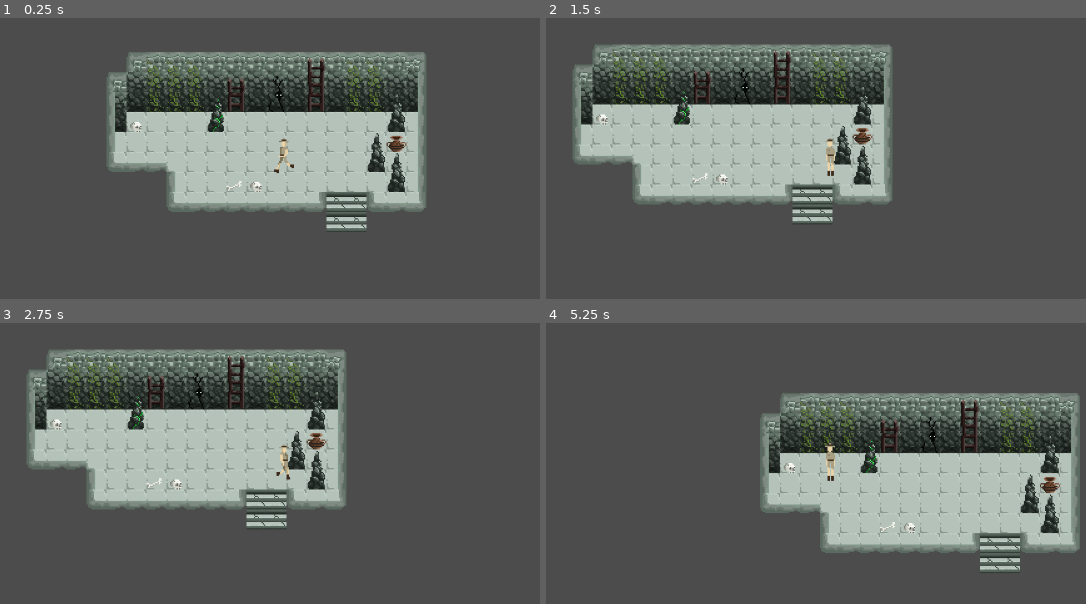
Above: before the commit, frames 1-4 (two rows, left to right).
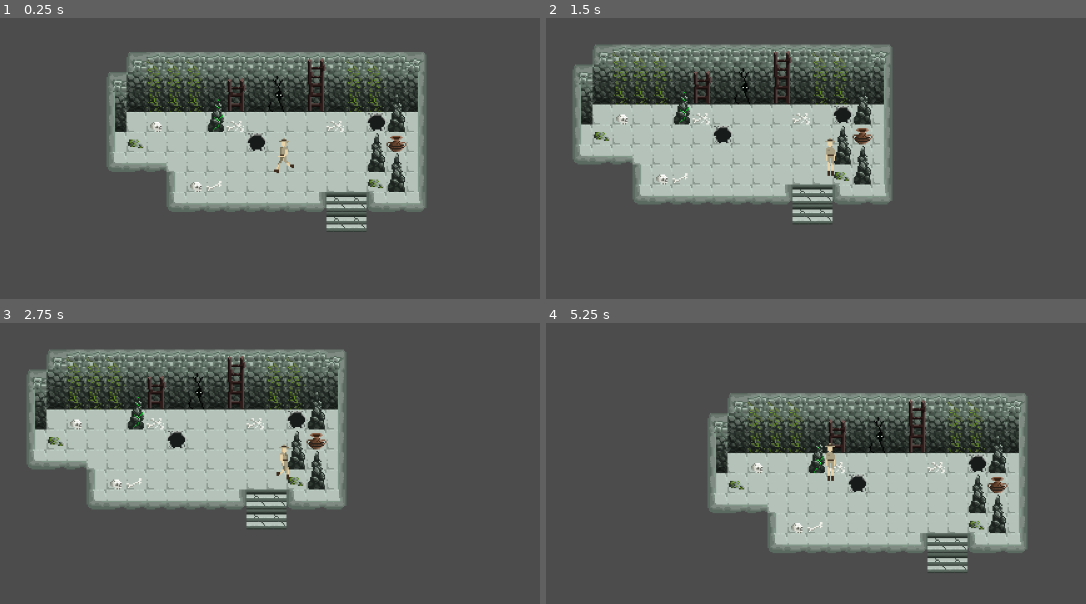
Above: after the commit, the same moments.

Repository: mirogon/Archaeology
Game: Godot game, scene res://Scenes/TileTest.tscn
Same seed, same stepped clock (60 frames per second), same inputs: the game is played once before the commit and once after it. This scene is started directly instead of the project's main scene.
Inputs:
- Up to frame 1 (0.25 s): no input
- Up to frame 2 (1.5 s): tap Enter at 0.5 s; hold Right (ui_right) 0.53-1.28 s; hold Down (ui_down) from 1.28 s (still down)
- Up to frame 3 (2.75 s): tap Space at 2 s; release Down (ui_down) at 2.03 s; hold Right (ui_right) from 2.03 s (still down)
- Up to frame 4 (5.25 s): tap Enter at 2.75 s; release Right (ui_right) at 2.78 s; hold Up (ui_up) 2.78-3.53 s; hold Left (ui_left) 3.53-5.03 s; hold Down (ui_down) from 5.03 s (still down)

The runs differ from the first frame. In frame 1, 0.8% of the frame differs, in the area x 23-72%, y 33-62%; in frame 2, 0.8%; in frame 3, 0.8%; in frame 4, 21%, in the area x 30-99%, y 24-89%.

Commit message:
Tiles Added
Deco

Diff:
--- a/Scenes/TileTest.tscn
+++ b/Scenes/TileTest.tscn
@@ -4,17 +4,17 @@
 [ext_resource path="res://Scenes/Room.tscn" type="PackedScene" id=2]
 [ext_resource path="res://Asstes/Environment/Cave_Dec.png" type="Texture" id=3]
 
-[sub_resource type="ConvexPolygonShape2D" id=1]
-points = PoolVector2Array( 12, 16, 4, 16, 4, 12, 12, 12 )
-
 [sub_resource type="ConvexPolygonShape2D" id=2]
 points = PoolVector2Array( 12, 16, 4, 16, 4, 12, 12, 12 )
 
+[sub_resource type="ConvexPolygonShape2D" id=7]
+points = PoolVector2Array( 8, 8, 4, 8, 4, 12, 8, 12 )
+
 [sub_resource type="ConvexPolygonShape2D" id=3]
-points = PoolVector2Array( 12, 32, 4, 32, 4, 28, 12, 28 )
+points = PoolVector2Array( 12, 12, 8, 12, 8, 8, 12, 8 )
 
 [sub_resource type="ConvexPolygonShape2D" id=4]
-points = PoolVector2Array( 12, 32, 4, 32, 4, 28, 12, 28 )
+points = PoolVector2Array( 12, 12, 4, 12, 4, 8, 12, 8 )
 
 [sub_resource type="TileSet" id=5]
 0/name = "Cave_Dec.png 0"
@@ -27,16 +27,9 @@
 0/navigation_offset = Vector2( 0, 0 )
 0/shape_offset = Vector2( 0, 0 )
 0/shape_transform = Transform2D( 1, 0, 0, 1, 0, 0 )
-0/shape = SubResource( 1 )
 0/shape_one_way = false
-0/shape_one_way_margin = 1.0
-0/shapes = [ {
-"autotile_coord": Vector2( 0, 0 ),
-"one_way": false,
-"one_way_margin": 1.0,
-"shape": SubResource( 1 ),
-"shape_transform": Transform2D( 1, 0, 0, 1, 0, 0 )
-} ]
+0/shape_one_way_margin = 0.0
+0/shapes = [  ]
 0/z_index = 0
 1/name = "Cave_Dec.png 1"
 1/texture = ExtResource( 3 )
@@ -199,6 +192,83 @@
 "shape_transform": Transform2D( 1, 0, 0, 1, 0, 0 )
 } ]
 10/z_index = 0
+11/name = "Cave_Dec.png 11"
+11/texture = ExtResource( 3 )
+11/tex_offset = Vector2( 0, 0 )
+11/modulate = Color( 1, 1, 1, 1 )
+11/region = Rect2( 16, 48, 16, 16 )
+11/tile_mode = 0
+11/occluder_offset = Vector2( 0, 0 )
+11/navigation_offset = Vector2( 0, 0 )
+11/shape_offset = Vector2( 0, 0 )
+11/shape_transform = Transform2D( 1, 0, 0, 1, 0, 0 )
+11/shape_one_way = false
+11/shape_one_way_margin = 0.0
+11/shapes = [  ]
+11/z_index = 0
+12/name = "Cave_Dec.png 12"
+12/texture = ExtResource( 3 )
+12/tex_offset = Vector2( 0, 0 )
+12/modulate = Color( 1, 1, 1, 1 )
+12/region = Rect2( 32, 48, 16, 16 )
+12/tile_mode = 0
+12/occluder_offset = Vector2( 0, 0 )
+12/navigation_offset = Vector2( 0, 0 )
+12/shape_offset = Vector2( 0, 0 )
+12/shape_transform = Transform2D( 1, 0, 0, 1, 0, 0 )
+12/shape_one_way = false
+12/shape_one_way_margin = 0.0
+12/shapes = [  ]
+12/z_index = 0
+13/name = "Cave_Dec.png 13"
+13/texture = ExtResource( 3 )
+13/tex_offset = Vector2( 0, 0 )
+13/modulate = Color( 1, 1, 1, 1 )
+13/region = Rect2( 48, 48, 16, 16 )
+13/tile_mode = 0
+13/occluder_offset = Vector2( 0, 0 )
+13/navigation_offset = Vector2( 0, 0 )
+13/shape_offset = Vector2( 0, 0 )
+13/shape_transform = Transform2D( 1, 0, 0, 1, 0, 0 )
+13/shape_one_way = false
+13/shape_one_way_margin = 0.0
+13/shapes = [  ]
+13/z_index = 0
+14/name = "Cave_Dec.png 14"
+14/texture = ExtResource( 3 )
+14/tex_offset = Vector2( 0, 0 )
+14/modulate = Color( 1, 1, 1, 1 )
+14/region = Rect2( 16, 64, 16, 16 )
+14/tile_mode = 0
+14/occluder_offset = Vector2( 0, 0 )
+14/navigation_offset = Vector2( 0, 0 )
+14/shape_offset = Vector2( 0, 0 )
+14/shape_transform = Transform2D( 1, 0, 0, 1, 0, 0 )
+14/shape = SubResource( 7 )
+14/shape_one_way = false
+14/shape_one_way_margin = 1.0
+14/shapes = [ {
+"autotile_coord": Vector2( 0, 0 ),
+"one_way": false,
+"one_way_margin": 1.0,
+"shape": SubResource( 7 ),
+"shape_transform": Transform2D( 1, 0, 0, 1, 0, 0 )
+} ]
+14/z_index = 0
+15/name = "Cave_Dec.png 15"
+15/texture = ExtResource( 3 )
+15/tex_offset = Vector2( 0, 0 )
+15/modulate = Color( 1, 1, 1, 1 )
+15/region = Rect2( 32, 64, 16, 16 )
+15/tile_mode = 0
+15/occluder_offset = Vector2( 0, 0 )
+15/navigation_offset = Vector2( 0, 0 )
+15/shape_offset = Vector2( 0, 0 )
+15/shape_transform = Transform2D( 1, 0, 0, 1, 0, 0 )
+15/shape_one_way = false
+15/shape_one_way_margin = 0.0
+15/shapes = [  ]
+15/z_index = 0
 
 [node name="Room" instance=ExtResource( 2 )]
 
@@ -212,6 +282,6 @@
 tile_set = SubResource( 5 )
 cell_size = Vector2( 16, 16 )
 format = 1
-tile_data = PoolIntArray( -458789, 2, 0, -458788, 2, 0, -458 …(137 unchanged characters)… 9, 6, 0, -327705, 9, 0, -262182, 0, 0, -196634, 9, 0, -196633, 10, 0, -131097, 9, 0, -65569, 1, 0, -65568, 0, 0, -28, 7, 0, -27, 7, 0, 65508, 7, 0, 65509, 7, 0 )
+tile_data = PoolIntArray( -458789, 2, 0, -458788, 2, 0, -458 …(137 unchanged characters)… 9, 6, 0, -327705, 9, 0, -262182, 0, 0, -262181, 11, 0, -262177, 15, 0, -262172, 15, 0, -262170, 13, 0, -196646, 14, 0, -196640, 13, 0, -196634, 9, 0, -196633, 10, 0, -131097, 9, 0, -65571, 11, 0, -65570, 12, 0, -65569, 1, 0, -65568, 0, 0, -65562, 14, 0, -28, 7, 0, -27, 7, 0, 65508, 7, 0, 65509, 7, 0 )
 
 [node name="Player" parent="." index="3" instance=ExtResource( 1 )]
Binary file changed: Asstes/Environment/Cave_Dec.png
